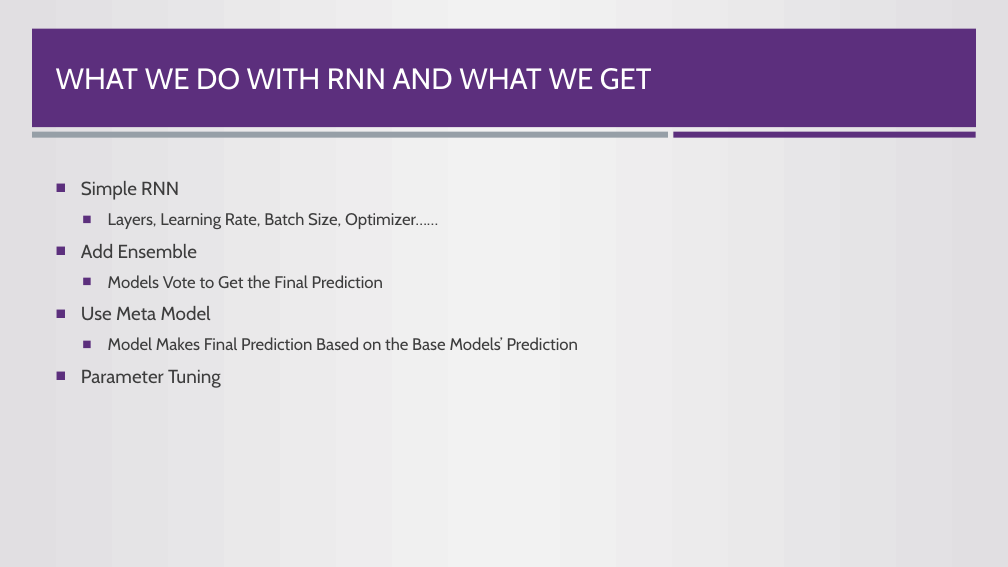
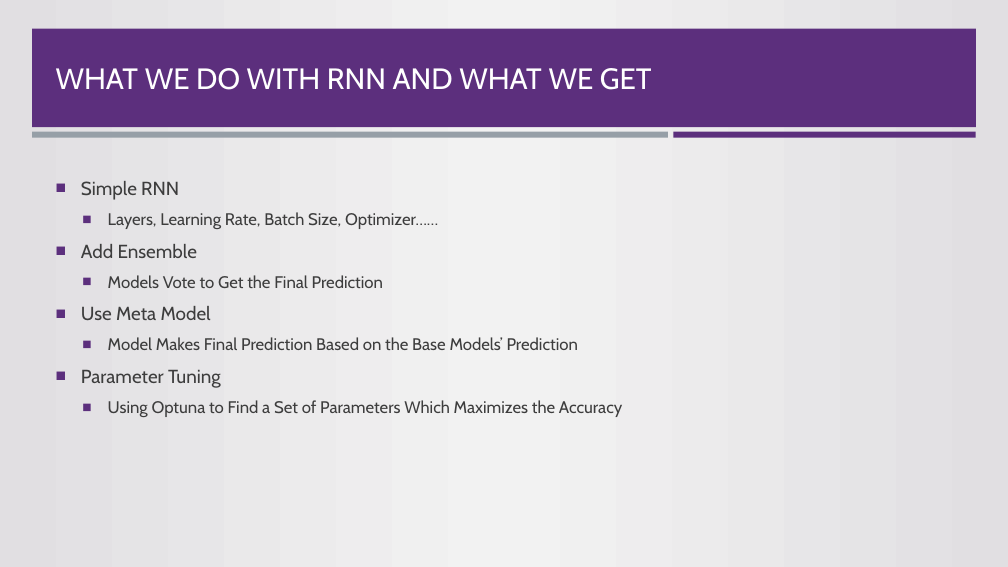
Before and after one commit to sunyrain/MLTask, a slide deck: slide 6 of Presentation.pptx. Drawn at 1008x567 pixels with LibreOffice and Linux fonts; fonts in the diff are those of the drawing; background and template pictures are left out. Boxes give left, top, right and bottom in pixels: in the first picture for what was removed or moved away, otherwise in the second. Text is boxed around its words. In the diff, an @@ line names an element or a change of style, - is before the commit and + after.

Commit message:
upd v0.2

```diff
--- a/Presentation.pptx
+++ b/Presentation.pptx
@@ text at (x1=108, y1=400, x2=622, y2=417): paragraph added @@
+  ■ Using Optuna to Find a Set of Parameters Which Maximizes the Accuracy
```
Also in this commit, not shown: 1 other slide changed, 5 slides added.
